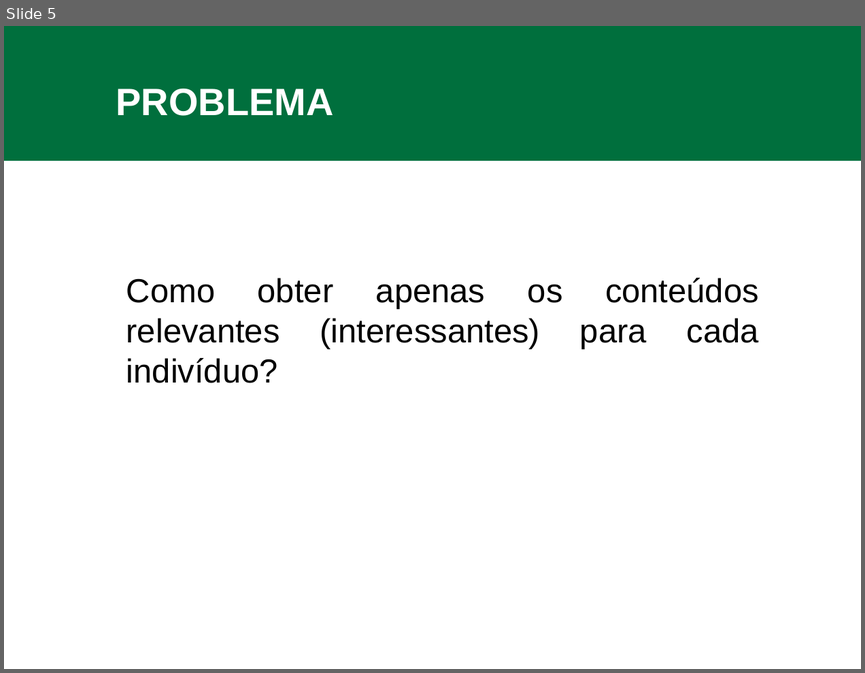
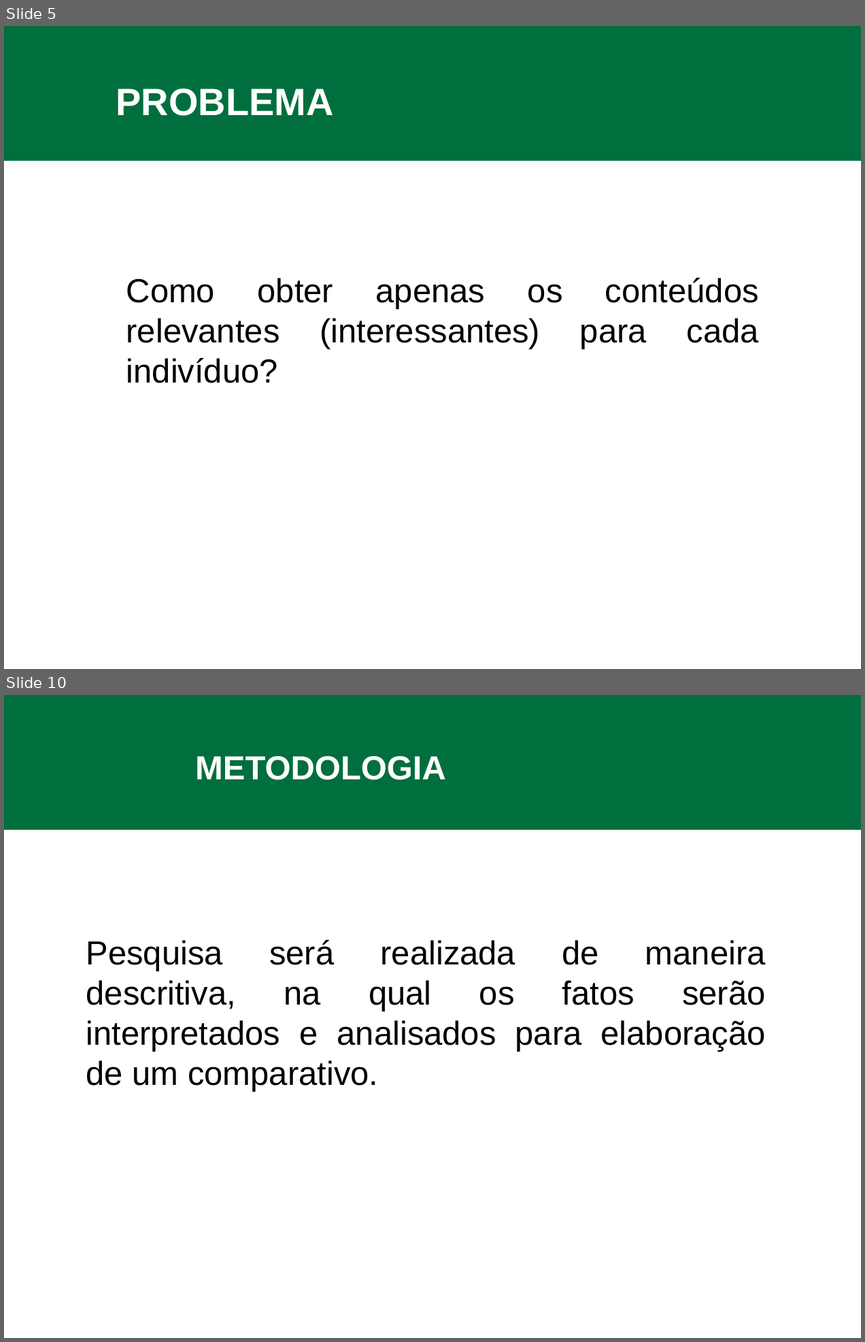
Before and after one commit to feliperuhland/tcc, a slide deck: apresentacao_preprojeto.pptx. Shown one above the other, each under a label of ours: slide 5 before the commit, slides 5 and 10 after it; the slides between them are not shown. The pictures are 865x673 and 865x1342 pixels, drawn with LibreOffice and Linux fonts; fonts in the diff are those of the drawing; background and template pictures are left out. Boxes give left, top, right and bottom in pixels: in the first picture for what was removed or moved away, otherwise in the second. Text is boxed around its words. In the diff, an @@ line names an element or a change of style, - is before the commit and + after.

```diff
--- a/apresentacao_preprojeto.pptx
+++ b/apresentacao_preprojeto.pptx
@@ slide 10 added at bbox=[4, 695, 861, 1338], background #FFFFFF; not listed: 1 template element that a slide beside it also shows @@
@@ text added at bbox=[195, 756, 446, 780], 28 pt, text #FFFFFF, bold @@
+METODOLOGIA
@@ text added at bbox=[86, 940, 766, 1091], 28 pt, text #000000 @@
+Pesquisa será realizada de maneira descritiva, na qual os fatos serão interpretados e analisados para elaboração de um comparativo.
```
Also in this commit, not shown: 4 slides changed, 7 other slides added, 3 slides removed.
